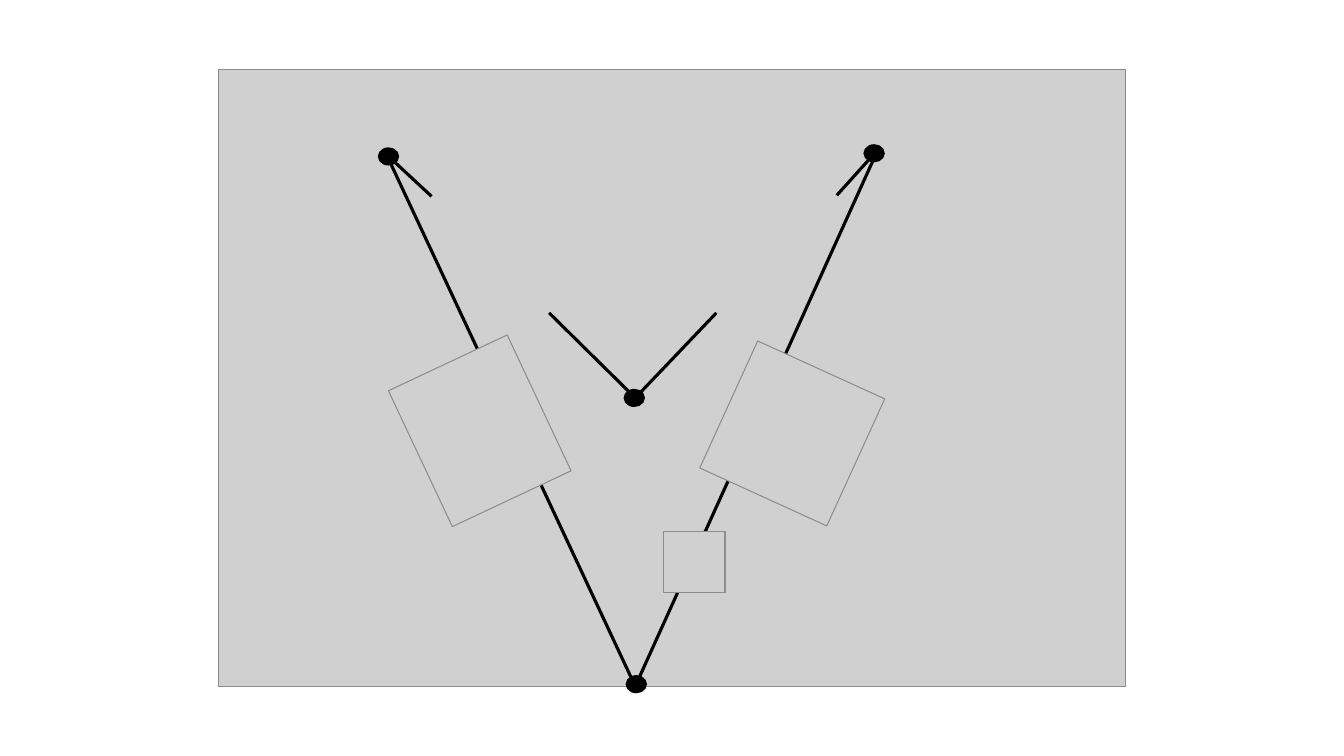
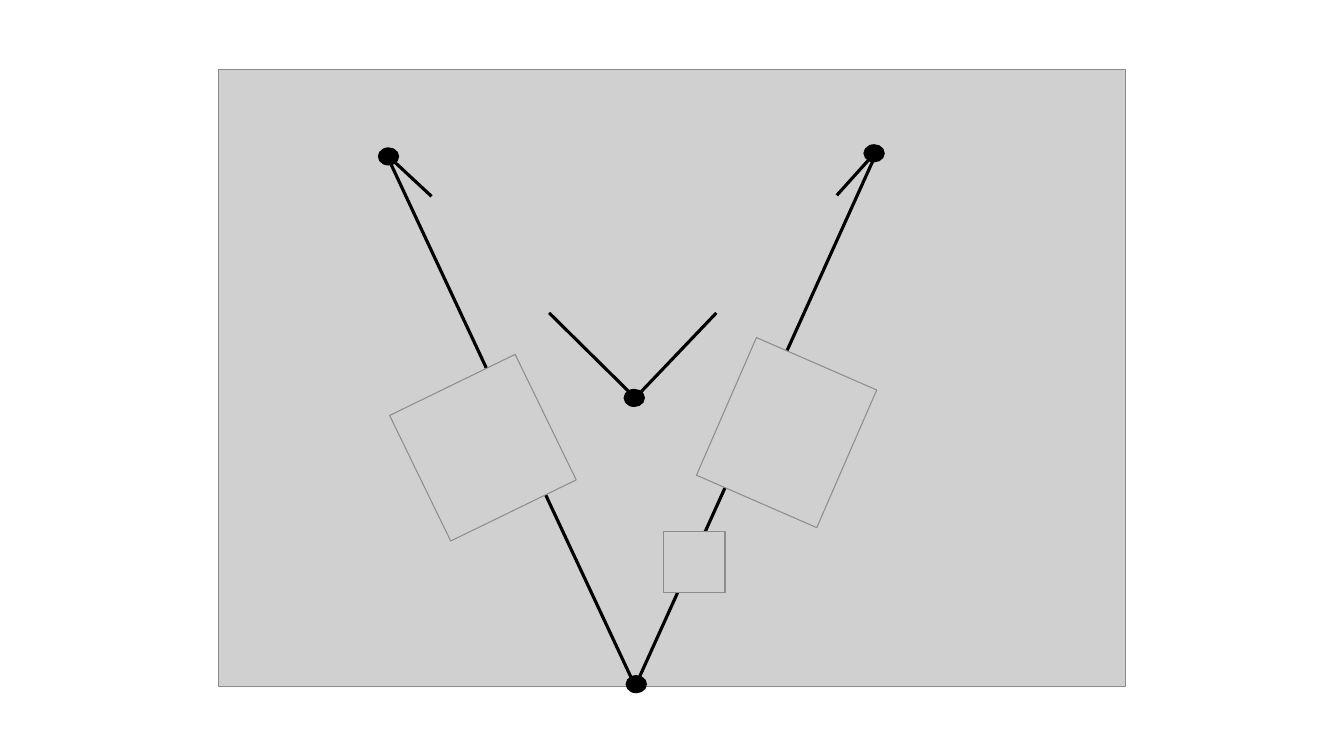
Before and after one commit to brashap/ENGR2910, a slide deck: slide 1 of Exams/midterm1/mid1.pptx. Drawn at 1344x756 pixels with LibreOffice and Linux fonts; fonts in the diff are those of the drawing; grey boxes stand for pictures. Boxes give left, top, right and bottom in pixels: in the first picture for what was removed or moved away, otherwise in the second. Text is boxed around its words. In the diff, an @@ line names an element or a change of style, - is before the commit and + after.

```diff
--- a/Exams/midterm1/mid1.pptx
+++ b/Exams/midterm1/mid1.pptx
@@ picture at (390, 355, 577, 542): rotation 294 to 64 degrees @@
@@ picture at (697, 337, 877, 528): rotation 64 to 293 degrees @@
```
Also in this commit, not shown: 1 other slide changed, 5 other files.
